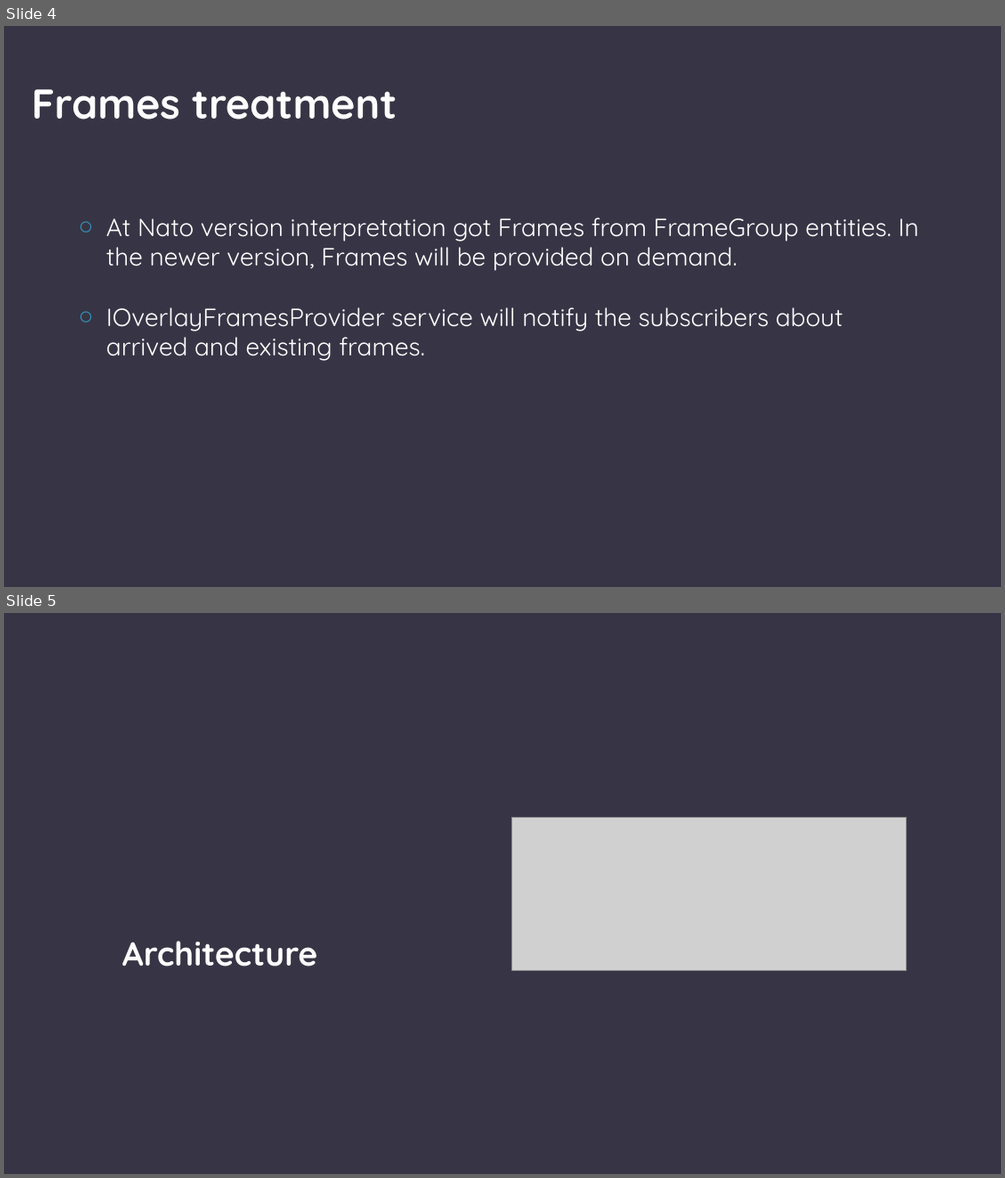
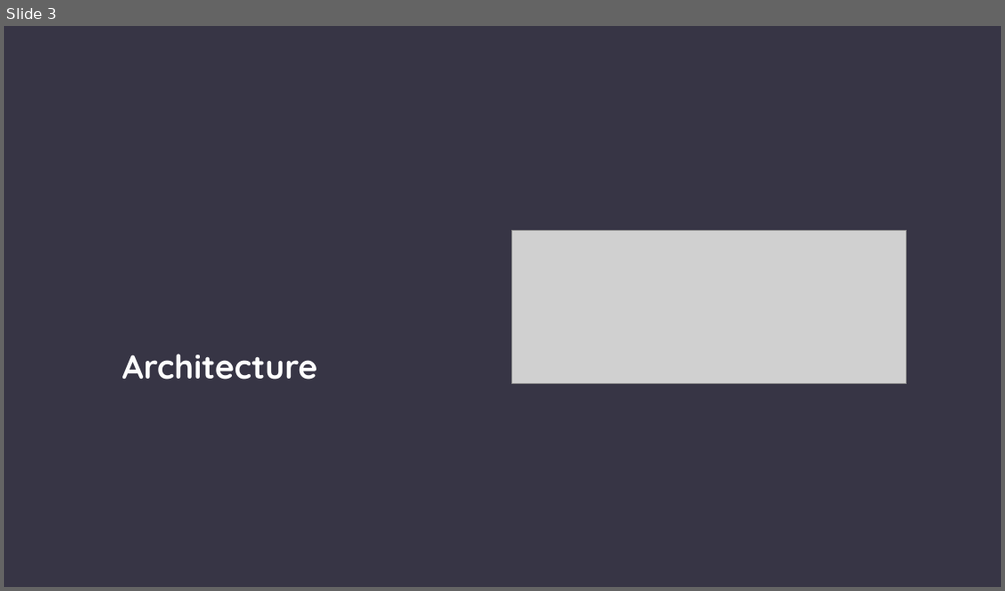
Before and after one commit to zzfima/Python_REST_Assignment, a slide deck: Design/Organization Personnel Managing.pptx. Shown one above the other, each under a label of ours: slides 4 and 5 before the commit, slide 3 after it. The pictures are 1005x1178 and 1005x591 pixels, drawn with LibreOffice and Linux fonts; fonts in the diff are those of the drawing; grey boxes stand for pictures; background and template pictures are left out. Boxes give left, top, right and bottom in pixels: in the first picture for what was removed or moved away, otherwise in the second. Text is boxed around its words. In the diff, an @@ line names an element or a change of style, - is before the commit and + after.

```diff
--- a/Design/Organization Personnel Managing.pptx
+++ b/Design/Organization Personnel Managing.pptx
@@ slide 4 removed at (x1=4, y1=26, x2=1001, y2=587), background #373545 @@
@@ text removed at (x1=32, y1=89, x2=396, y2=119) @@
-Frames treatment
@@ text removed at (x1=106, y1=217, x2=919, y2=361) @@
-○ At Nato version interpretation got Frames from FrameGroup entities. In the newer version, Frames will be provided on demand.
-○ IOverlayFramesProvider service will notify the subscribers about arrived and existing frames.
@@ what was slide 5 is now slide 3 @@
```
Also in this commit, not shown: 2 slides changed, 1 other slide removed.
